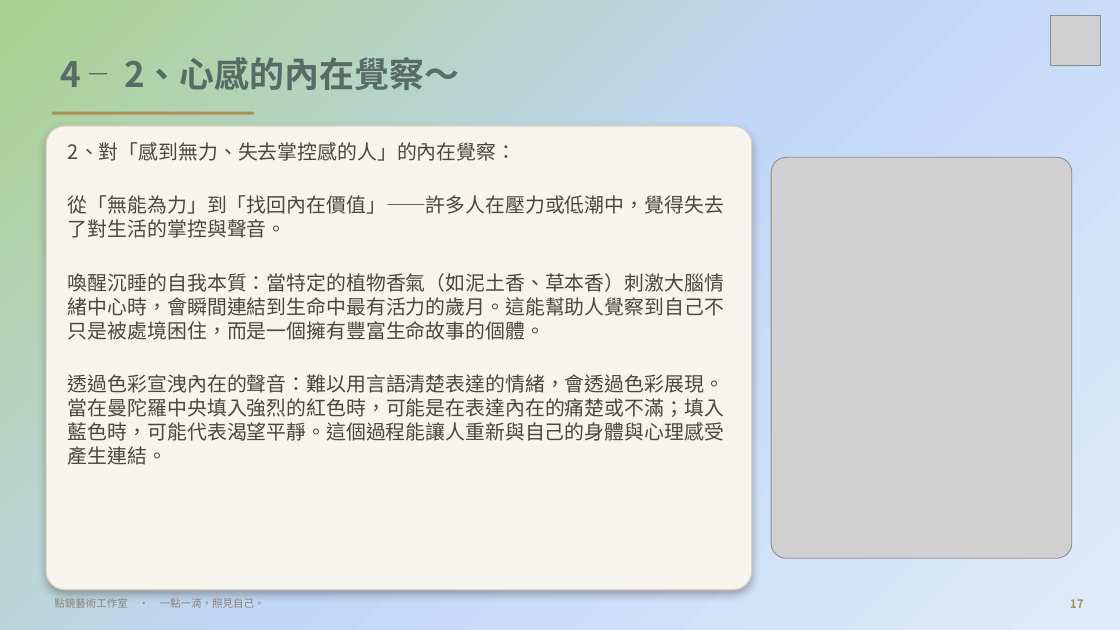
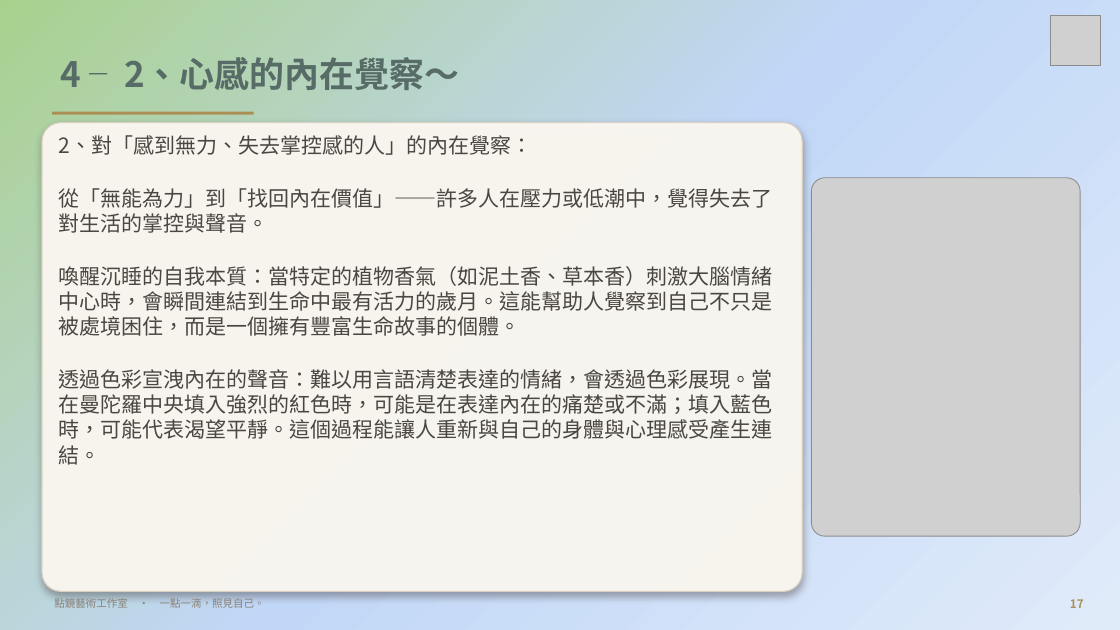
Before and after one commit to serina168/mandala-beginner, a slide deck: slide 17 of 繽紛五感體驗曼陀羅書籤畫_課程大綱.pptx. Drawn at 1120x630 pixels with LibreOffice and Linux fonts; fonts in the diff are those of the drawing; grey boxes stand for pictures; background and template pictures are left out. Boxes give left, top, right and bottom in pixels: in the first picture for what was removed or moved away, otherwise in the second. Text is boxed around its words. In the diff, an @@ line names an element or a change of style, - is before the commit and + after.

```diff
--- a/繽紛五感體驗曼陀羅書籤畫_課程大綱.pptx
+++ b/繽紛五感體驗曼陀羅書籤畫_課程大綱.pptx
@@ rounded rectangle: place and size @@
-rounded rectangle at [46, 126, 752, 590]
+rounded rectangle at [42, 123, 802, 592]
@@ text "2、對「感到無力、失去掌控感的人」的內在覺察：" at [59, 135, 773, 465]: size 17 to 18 pt; less space between paragraphs @@
@@ picture: place and size @@
-picture at [771, 157, 1072, 558]
+picture at [812, 178, 1081, 537]
```
Also in this commit, not shown: 8 other slides changed, 1 other file.
